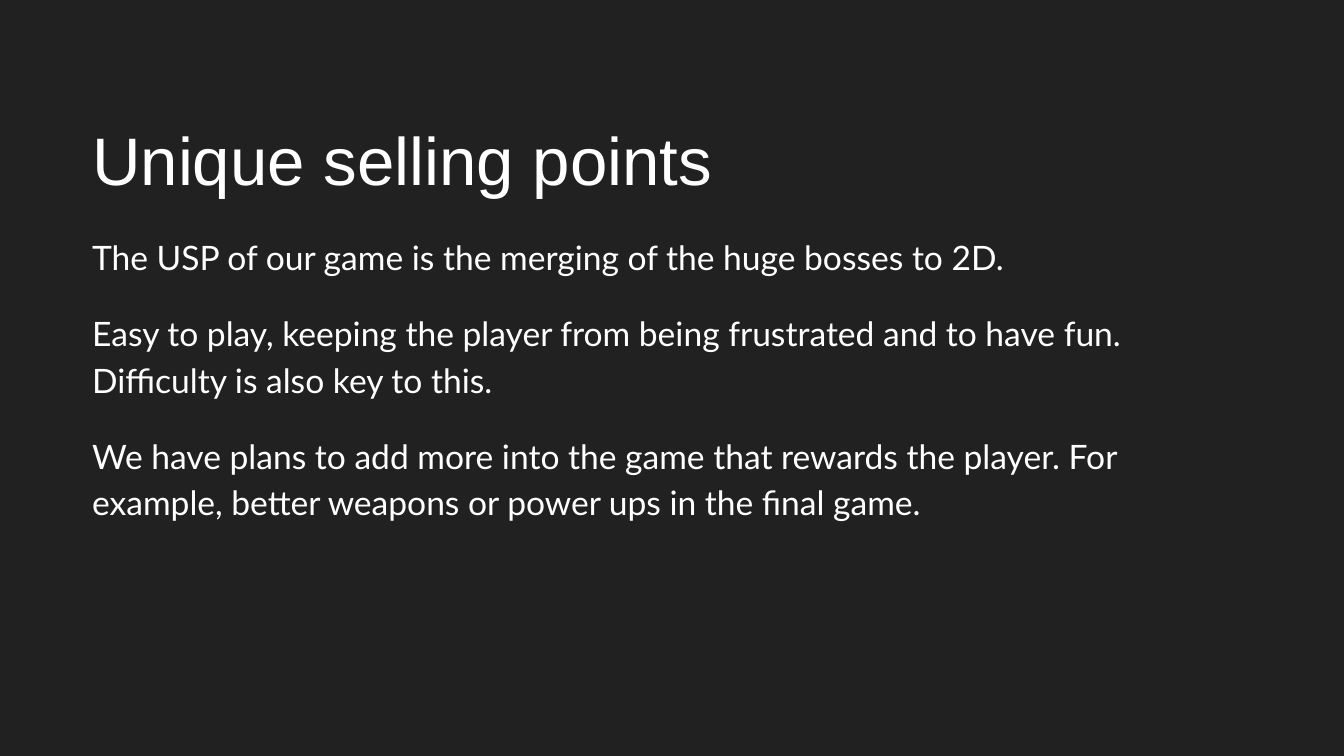
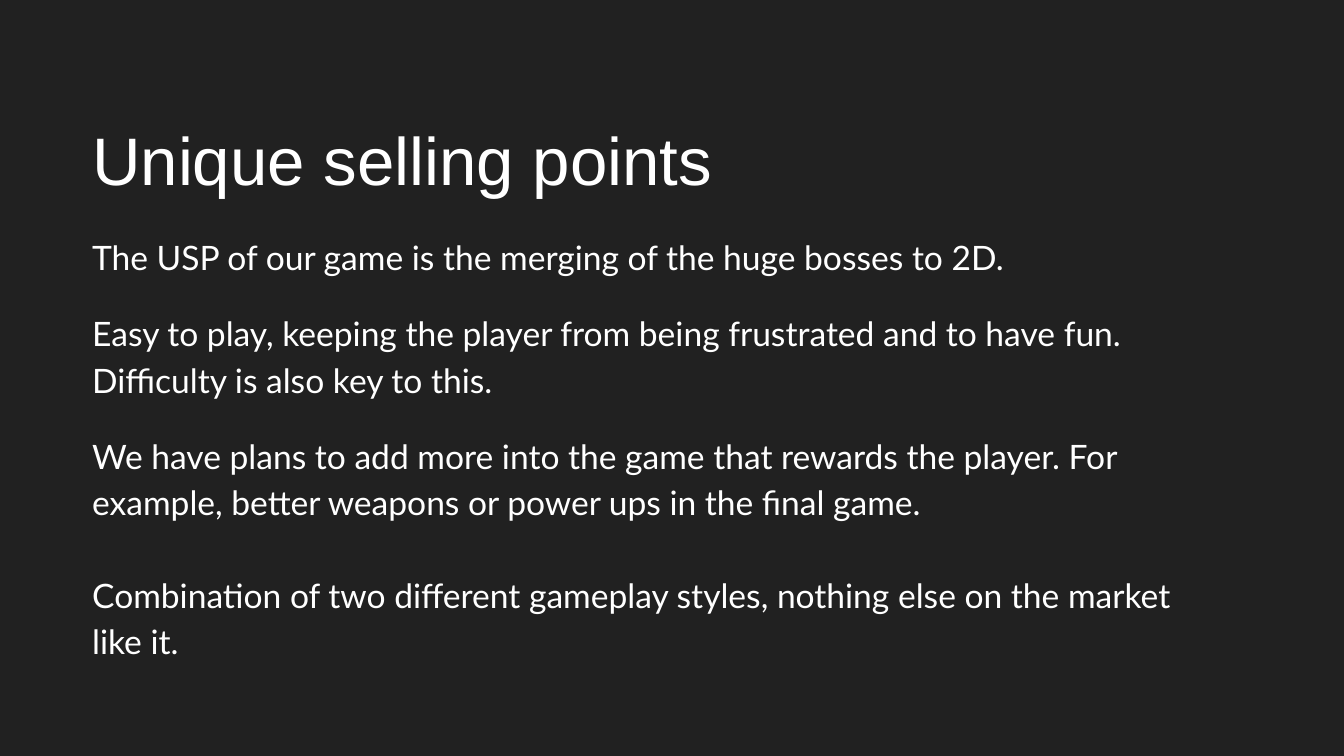
Before and after one commit to Herro-Sama/comp150-desktop-game, a slide deck: slide 5 of Presentation Material/2D Colossi Arena.pptx. Drawn at 1344x756 pixels with LibreOffice and Linux fonts; fonts in the diff are those of the drawing. Boxes give left, top, right and bottom in pixels: in the first picture for what was removed or moved away, otherwise in the second. Text is boxed around its words. In the diff, an @@ line names an element or a change of style, - is before the commit and + after.

Commit message:
Updated powerpoint

```diff
--- a/Presentation Material/2D Colossi Arena.pptx
+++ b/Presentation Material/2D Colossi Arena.pptx
@@ title at [92, 444, 1170, 655]: text changed @@
-We have plans to add more into the game that rewards the player. For example, better weapons or power ups in the final game.
+We have plans to add more into the game that rewards the player. For example, better weapons or power ups in the final game.
+Combination of two different gameplay styles, nothing else on the market like it.
```
Also in this commit, not shown: 2 other slides changed, 2 other files.
